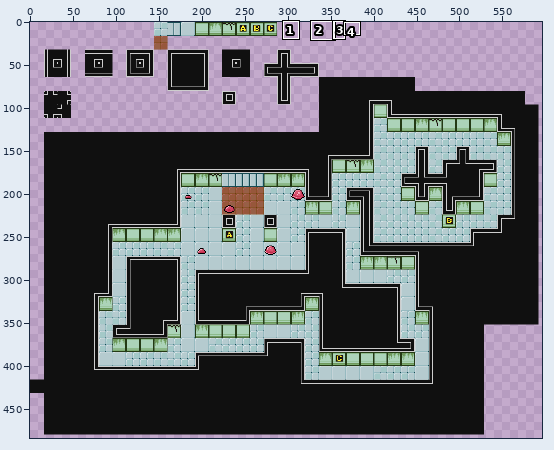
Two states of a pixel-art file, Assets/Sprites/Lab_Tiles.aseprite. The first picture is a wide view before the edit; the outline marks the close-up.
Close-up. The starting point:
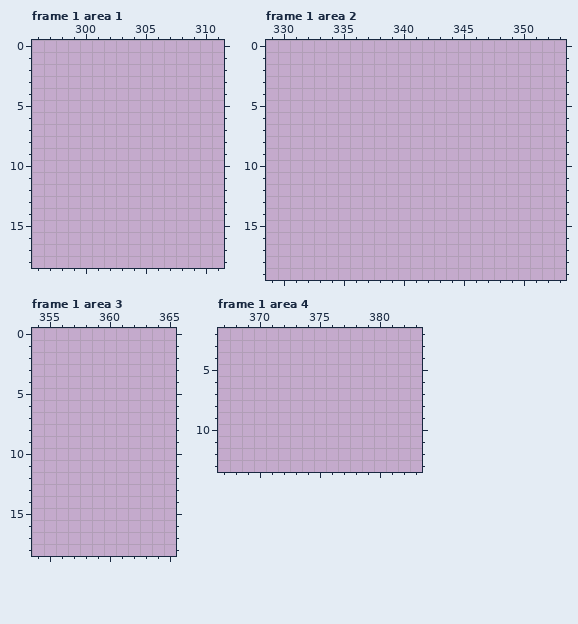
633x556 pixels, 1 frame. Colours within 5 levels of each other are drawn and written as one. Shown: frame 1 area 1: x 296..311, y 0..18; frame 1 area 2: x 329..353, y 0..19; frame 1 area 3: x 354..365, y 0..18; frame 1 area 4: x 367..383, y 2..13. The wide view leaves out empty margins. The commit also changed other frames or places, which this record leaves out.
New version:
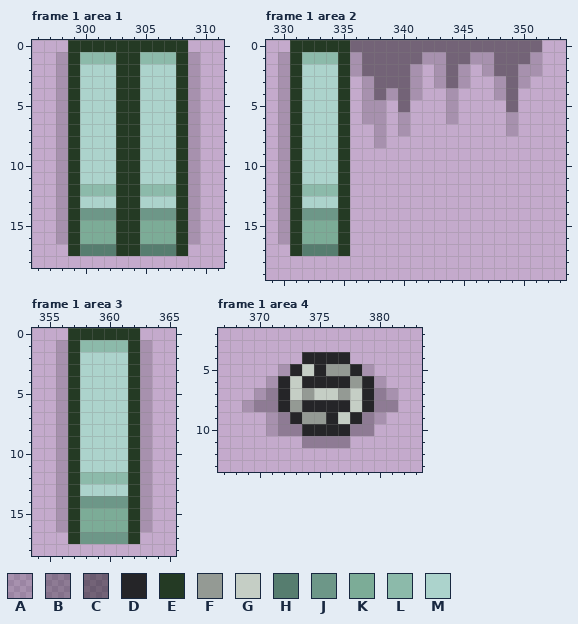
Palette (. is transparent): A #00000026  B #00000046  C #0000006a  D #252528  E #243a24  F #949a94  G #c5cec5  H #567d6f  J #6d9788  K #7cac97  L #8cbaaa  M #acd3cc
From the commit log: Blob update / Lab tiles update / Lab tiles overlays added / Pushtile animated added
Change:
layer "OverlayTiles" added
Frame 1 area 1, layer "OverlayTiles":
y 0: x 299..308 .......... -> EEEEEEEEEE
y 1: x 298..309 ............ -> AELLLEELLLEA
y 2..11: x 298..309 ............ -> AEMMMEEMMMEA
y 12: x 298..309 ............ -> AELLLEELLLEA
y 13: x 298..309 ............ -> AEMMMEEMMMEA
y 14: x 298..309 ............ -> AEJJJEEJJJEA
y 15..16: x 298..309 ............ -> AEKKKEEKKKEA
y 17: x 299..308 .......... -> EHHHEEHHHE
Frame 1 area 2, layer "OverlayTiles":
y 0: x 331..351 ..................... -> EEEEECCCCCCCCCCCCCCCC
y 1: x 330..351 ...................... -> AELLLEACCCCCAACCAACCCA
y 2: x 330..341 ............ -> AEMMMEACCCCA; x 343..345 ... -> ACA; x 347..351 ..... -> ACCAA
y 3: x 330..335 ...... -> AEMMME; x 337..341 ..... -> ACCCA; x 343..345 ... -> ACA; x 348..350 ... -> ACA
y 4: x 330..335 ...... -> AEMMME; x 337..341 ..... -> ACACA; x 344 . -> A; x 348..349 .. -> AC
y 5: x 330..335 ...... -> AEMMME; x 337..338 .. -> AA; x 340 . -> C; x 344 . -> A; x 349 . -> C
y 6: x 330..335 ...... -> AEMMME; x 337..338 .. -> AA; x 340 . -> A; x 344 . -> A; x 349 . -> A
y 7: x 330..335 ...... -> AEMMME; x 338 . -> A; x 340 . -> A; x 349 . -> A
y 8: x 330..335 ...... -> AEMMME; x 338 . -> A
y 9..11: x 330..335 ...... -> AEMMME
y 12: x 330..335 ...... -> AELLLE
y 13: x 330..335 ...... -> AEMMME
y 14: x 330..335 ...... -> AEJJJE
y 15..16: x 330..335 ...... -> AEKKKE
y 17: x 331..335 ..... -> EHHHE
Frame 1 area 3, layer "OverlayTiles":
y 0: x 357..362 ...... -> EEEEEE
y 1: x 356..363 ........ -> AELLLLEA
y 2..11: x 356..363 ........ -> AEMMMMEA
y 12: x 356..363 ........ -> AELLLLEA
y 13: x 356..363 ........ -> AEMMMMEA
y 14: x 356..363 ........ -> AEJJJJEA
y 15..16: x 356..363 ........ -> AEKKKKEA
y 17: x 357..362 ...... -> EJJJJE
Frame 1 area 4, layer "OverlayTiles":
y 4: x 374..377 .... -> DDDD
y 5: x 372..379 ........ -> ADGDFFDA
y 6: x 371..380 .......... -> ADGDDDDFDA
y 7: x 370..381 ............ -> ABDGFGGFGDBA
y 8: x 369..381 ............. -> ABBDFDDDDGDBB
y 9: x 371..380 .......... -> ABDFFDGDBA
y 10: x 371..379 ......... -> ABBDDDDBB
y 11: x 374..377 .... -> BBBB
